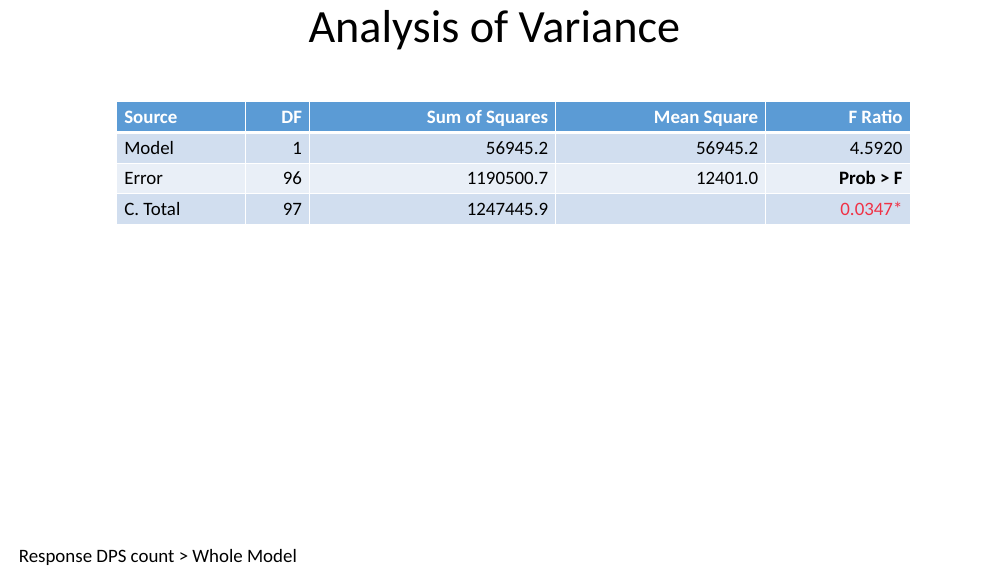
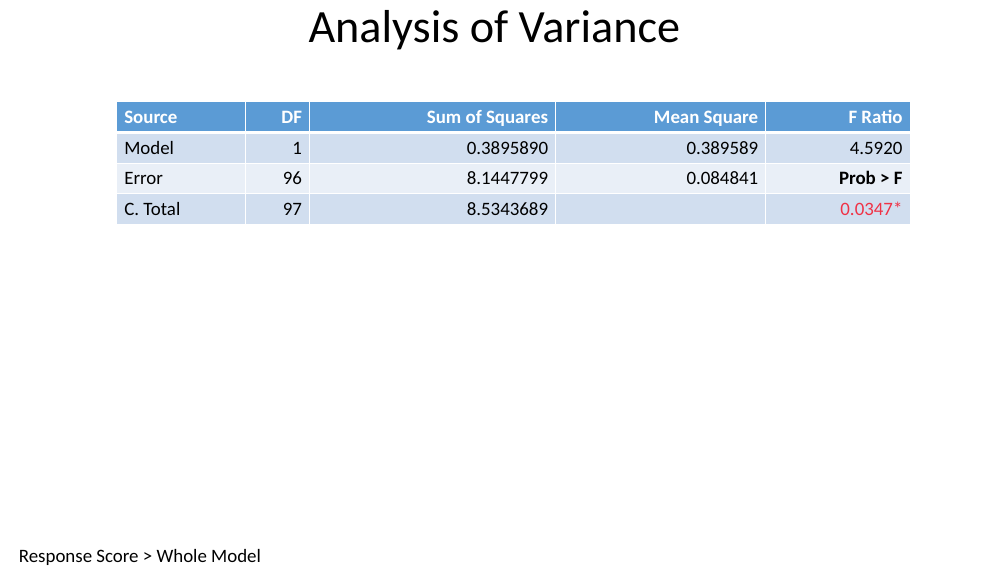
Before and after one commit to rifatsm/DPS-Classify-and-Analysis, a slide deck: slide 6 of Analysis by Quantile Values Nov 2018/From_Python_script/PS Count + Score + Quantile Merged/Fit Model.pptx. Drawn at 1008x567 pixels with LibreOffice and Linux fonts; fonts in the diff are those of the drawing. Boxes give left, top, right and bottom in pixels: in the first picture for what was removed or moved away, otherwise in the second. Text is boxed around its words. In the diff, an @@ line names an element or a change of style, - is before the commit and + after.

Commit message:
# Result PPTX from DPS count vs Project Score # RMD file for getting percentage of DPS distribution in projects

```diff
--- a/Analysis by Quantile Values Nov 2018/From_Python_script/PS Count + Score + Quantile Merged/Fit Model.pptx
+++ b/Analysis by Quantile Values Nov 2018/From_Python_script/PS Count + Score + Quantile Merged/Fit Model.pptx
@@ table at (116,102,910,225) @@
-row 2, column 3: 56945.2
+row 2, column 3: 0.3895890
-row 2, column 4: 56945.2
+row 2, column 4: 0.389589
-row 3, column 3: 1190500.7
+row 3, column 3: 8.1447799
-row 3, column 4: 12401.0
+row 3, column 4: 0.084841
-row 4, column 3: 1247445.9
+row 4, column 3: 8.5343689
@@ text at (19,549,261,565): text changed @@
-Response DPS count > Whole Model
+Response Score > Whole Model
```
Also in this commit, not shown: 7 other slides changed, 1 other file.
